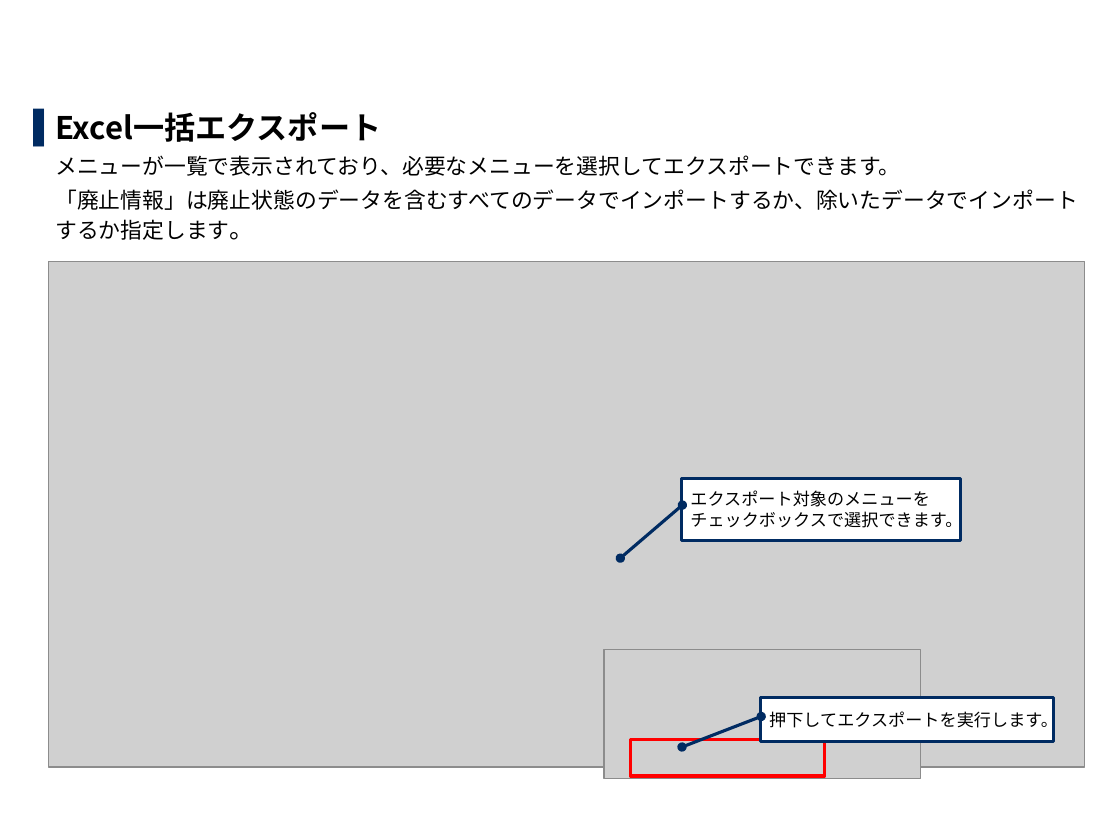
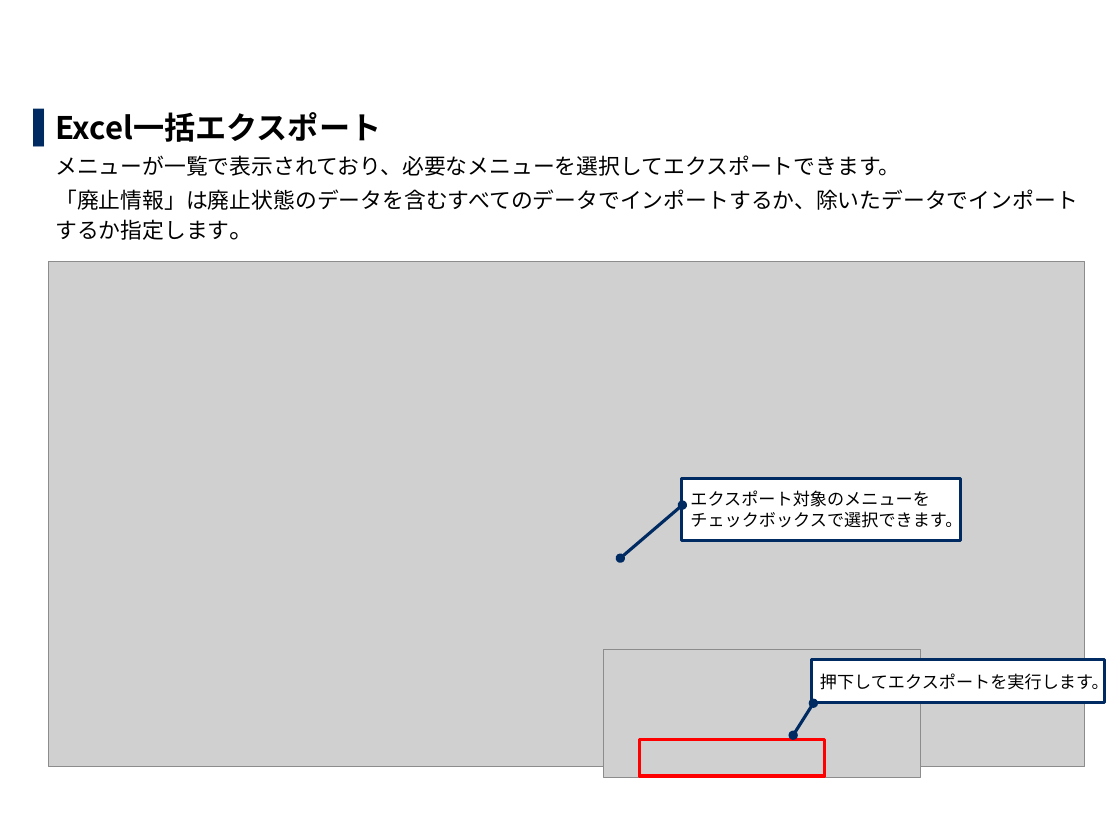
Before and after one commit to exastro-suite/it-automation-docs, a slide deck: slide 19 of asset/Learn_ja/ITA-export-import_classroom_lecture.pptx (slide 16 before the commit). Drawn at 1120x840 pixels with LibreOffice and Linux fonts; fonts in the diff are those of the drawing; grey boxes stand for pictures; background and template pictures are left out. Boxes give left, top, right and bottom in pixels: in the first picture for what was removed or moved away, otherwise in the second. Text is boxed around its words. In the diff, an @@ line names an element or a change of style, - is before the commit and + after.

```diff
--- a/asset/Learn_ja/ITA-export-import_classroom_lecture.pptx
+++ b/asset/Learn_ja/ITA-export-import_classroom_lecture.pptx
@@ border callout "押下してエクスポートを実行します。": place and size @@
-border callout "押下してエクスポートを実行します。" at (760, 698, 1054, 741)
+border callout "押下してエクスポートを実行します。" at (811, 660, 1104, 703)
@@ border callout "押下してエクスポートを実行します。" at (811, 660, 1104, 703): proportions changed @@
@@ rectangle: place and size @@
-rectangle at (631, 739, 824, 776)
+rectangle at (640, 739, 824, 776)
```
Also in this commit, not shown: 13 other slides changed, 3 slides added, 1 other file.
